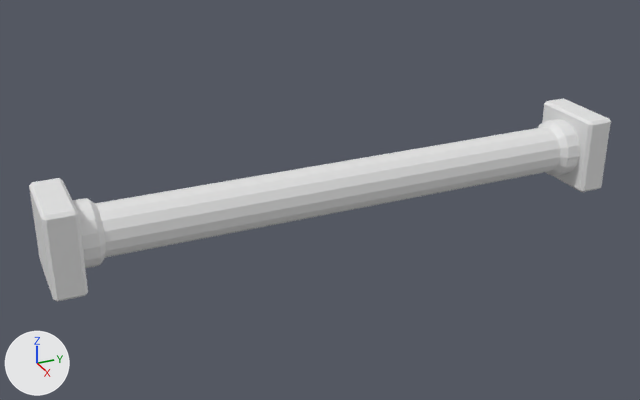
A saved change to the FBX model Assets/Models/Light.fbx.
Both versions are drawn from a 50 mm lens placed at (2.95, -1.44, 1.44), pointed at (-0.02, -0.1, -0.05). Lighting does not change. The marker at lower left points along +X, +Y and +Z. Where no turn or scale is listed for an object, it has been applied to the vertices. Vertices at the same position are counted once.

Names of what the first picture shows: 'Light'.
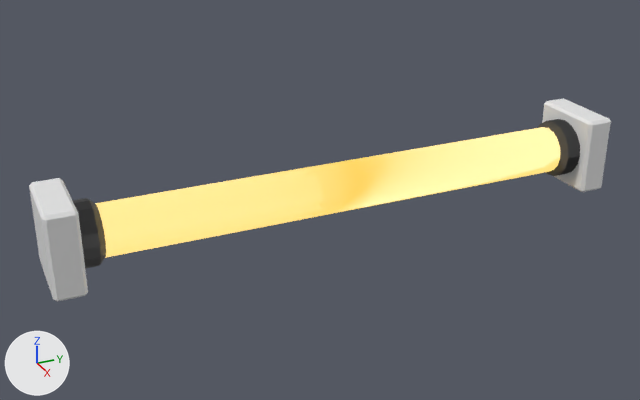
The change, as a list of edits to the scene's bpy script:
```text
Add mat_main:
    mat_main = principled_material('Main')
    mat_main.base_color = (0.8, 0.8, 0.8)  # white #e7e7e7
Add mat_lighton:
    mat_lighton = principled_material('LightOn')
    mat_lighton.base_color = (0.8, 0.8, 0.8)  # white #e7e7e7
    mat_lighton.emission_color = (1.0, 0.67, 0.124)  # yellow #ffd663
    mat_lighton.emission_strength = 1.0
Add mat_pipe:
    mat_pipe = principled_material('Pipe')
    mat_pipe.base_color = (0.0835, 0.0835, 0.0835)  # dark grey #525252
Change me_cylinder_012:
    where me_cylinder_012.from_pydata(...)  # 233 vertices, 216 faces; spans x -0.17..0.17, y -1.2..1.19, z -0.17..0.17
    used by ob_light; location = (0.0, 0.0, 0.0)
    me_cylinder_012 part 1: its shading normals changed
    me_cylinder_012 part 2: 75 of the faces centred in x -0.12..0.12, y 0.99..1.12, z -0.12..0.12 switch from no material to mat_pipe (dark grey #525252)
    me_cylinder_012 part 3: 73 of the faces centred in x -0.12..0.12, y -1.12..-0.99, z -0.12..0.12 switch from no material to mat_pipe (dark grey #525252)
    add me_cylinder_012.materials.append(mat_lighton)  # white #e7e7e7
    add me_cylinder_012.materials.append(mat_main)  # white #e7e7e7
```

Location of each change, (x1, y1, x2, y2) in pixels of the pictures (640 x 400 px):
'Light', shading changed, recoloured (white to yellow)
    both: (70, 108, 590, 271)
part 2 of me_cylinder_012, recoloured
    both: (538, 119, 580, 176)
part 3 of me_cylinder_012, recoloured
    both: (72, 198, 106, 268)
